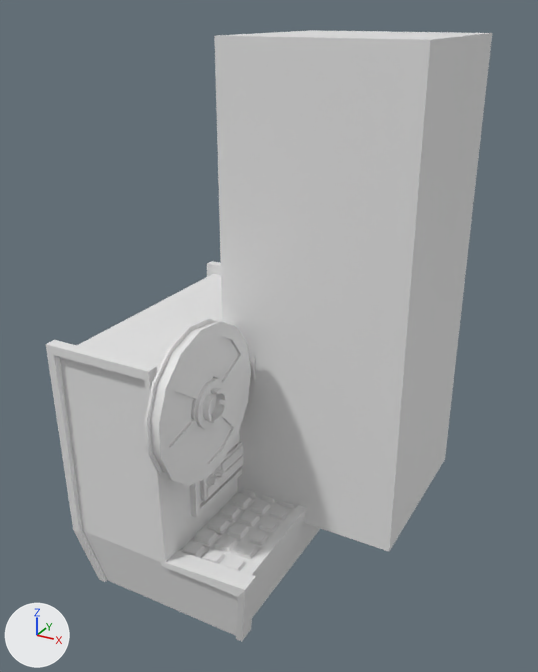
The FBX model Assets/Meshes/ME_tape_player.fbx, before and after one commit.
Before and after are seen from a camera (50 mm lens) standing at (1.96, -3.05, 2.61) and looking at (0.24, 0.07, 1.05). Every picture has the same lights, and +X, +Y and +Z are marked at lower left. Where no turn or scale is listed for an object, it has been applied to the vertices.

Names of what the first picture shows: 'size ref', 'tape player', 'wheelRight'.
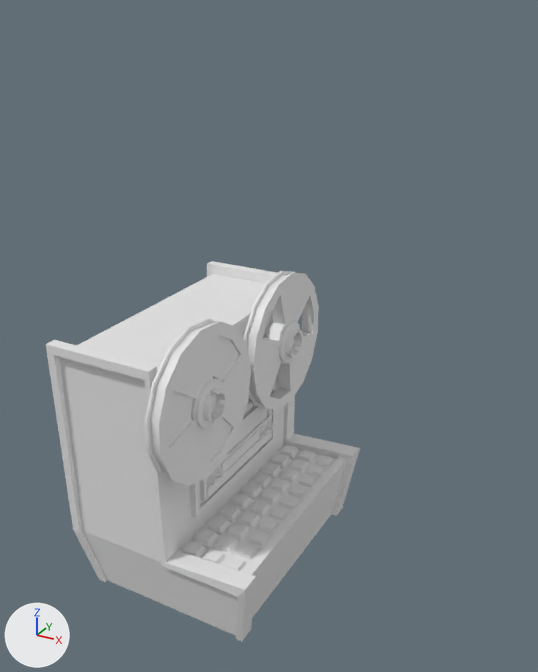
The newer file is also rescaled (x0.7), turned or shifted as a whole; pictures and numbers use the older file's frame.

Edits to the bpy script that builds the scene:
```text
Add me_cube_009:
    me_cube_009.from_pydata([(0.029, 0.352, 0.329), (0.029, 0.352, 0.203), (0.029, -0.327, 0.203), (0.029, -0.327, 0.329)], [], [(1, 0, 3, 2)])
Remove ob_size_ref:
    ob_size_ref = bpy.data.objects.new('size ref', me_cube_001)
    ob_size_ref.location = (0.0, 0.0, 0.0)
Add ob_screen:
    ob_screen = bpy.data.objects.new('screen', me_cube_009)
    ob_screen.location = (0.064, -0.032, 0.201)
```

Changed parts and their boxes [x1, y1, x2, y2] in the pictures (538 x 672 px):
'size ref', deleted: before [214, 30, 492, 552]
'screen', added: after [229, 407, 267, 451]
'wheelLeft', unchanged, uncovered by the edit: before [251, 353, 255, 383]; after [244, 271, 319, 410]
